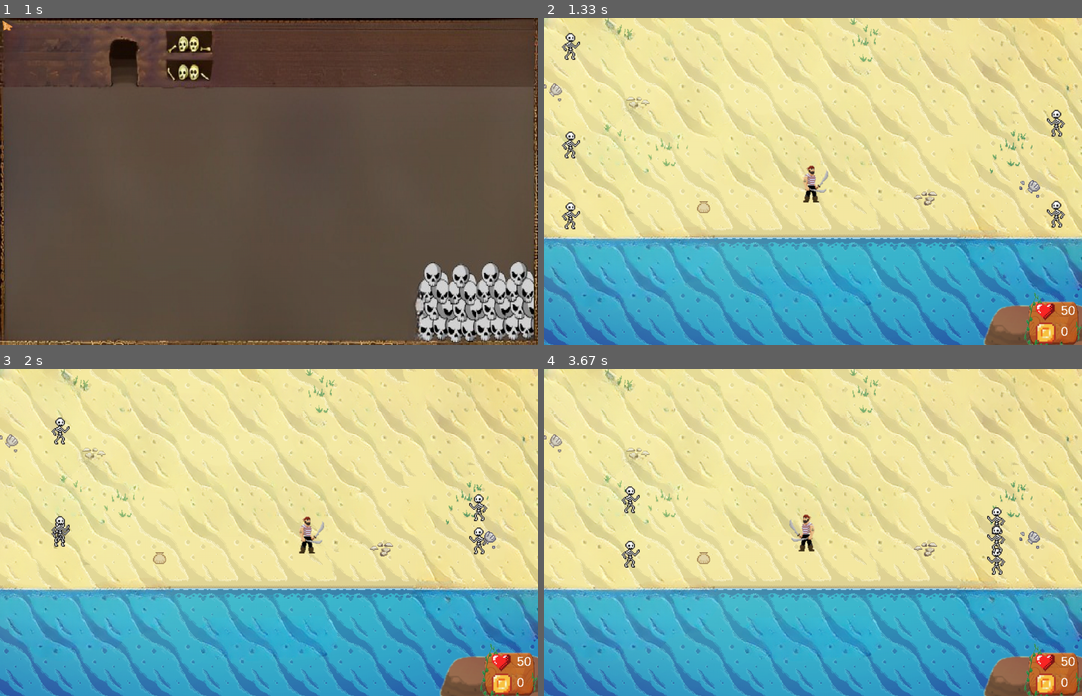
Above: before the commit, frames 1-4 (two rows, left to right).
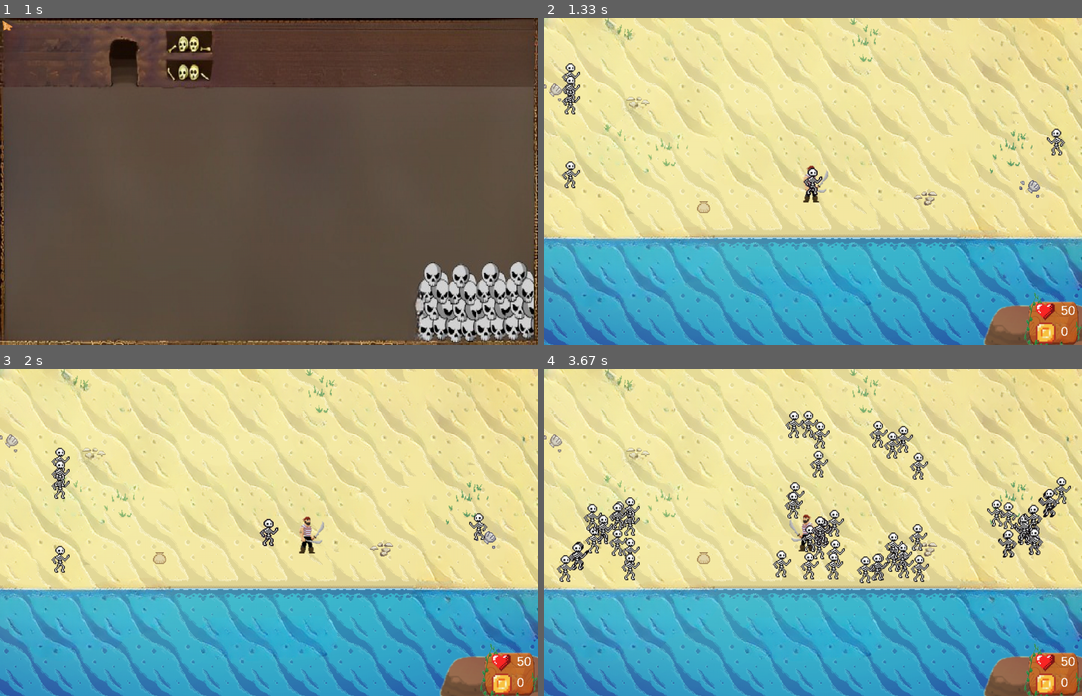
Above: after the commit, the same moments.

Repository: DasolLim/Pygame_Pirates
Game: pygame game, started from main.py
The game is run twice, just before and just after one commit, with the same random seed, the same clock (stepped at 60 frames per second) and the same inputs.
Inputs (mouse positions are in pixels of both pictures, inside the frame that each line leads up to):
- Up to frame 1 (1 s): hold C 0.33-0.8 s; hold Right 0.33-0.8 s; tap Space at 0.83 s
- Up to frame 2 (1.33 s): click (802, 138) at 1.22 s
- Up to frame 3 (2 s): hold Right from 1.67 s (still down)
- Up to frame 4 (3.67 s): release Right at 2.13 s; hold Up 2.17-2.47 s; tap Space at 2.23, 2.57, 2.87, 3.07, 3.37, 3.63 s; tap B at 2.32 s; hold Right 2.5-2.97 s; hold Left 3-3.53 s; hold Down from 3.57 s (still down)

Frame 1 is identical in both runs. In frame 2, 1.4% of the frame differs, in the area x 3-97%, y 4-65%; in frame 3, 1.3%; in frame 4, 6.5%, in the area x 2-98%, y 12-66%.

Commit message:
boss tracking

Diff:
--- a/gameSprites.py
+++ b/gameSprites.py
@@ -1,4 +1,4 @@
-import pygame,random
+import pygame,random, math
 
 bg_img = pygame.image.load('backgroundimage.png')
 bg_img = pygame.transform.scale(bg_img, (1280, 780))
@@ -151,22 +151,38 @@
             self.image = pygame.transform.flip(self.image,True,False)
 
 class Boss(GameObject):
-    def __init__(self,img_path,health,damage,shield):
+    def __init__(self,img_path,health,damage,speed,shield):
+        super().__init__(img_path,health,damage,bg_rect.centerx,bg_rect.centery)
         self.shield = shield
-        super().__init__(img_path,health,damage)
+        self.speed = speed
 
-    def __tracker__(self, playerCord):
-        # Input code here to track player movement
-        playerCord=0
+    def update(self, player_rect,mob_group):
+        # Find direction vector (dx, dy) between enemy and player.
+        dx, dy = player_rect.x - self.rect.x, player_rect.y - self.rect.y
+        dist = math.hypot(dx, dy)
+        if(dist<125):
+            self.dash()
+        else:
+            dx, dy = dx / dist, dy / dist  # Normalize.
+            # Move along this normalized vector towards the player at current speed.
+            self.rect.x += dx * self.speed[0]
+            self.rect.y += dy * self.speed[0]
 
 
-    def __dash__(self, playerCord):
+    def dash(self):
         # Input code here to perform the boss dash towards the playerCord
         playerCord=0
 
-    def __mobSpawner__(self):
-        # Input code here for boss to spawn mobs around him
-        x=0
+    def mobspawner(self,mob_group):
+        for x in range (4):
+            mob_group.add(Mob("mob.png", 50, 50, [2,2]))
+
+        position = len(mob_group)
+        mob_group.sprites()[position-4].rect.top = self.rect.bottom
+        mob_group.sprites()[position-3].rect.bottom = self.rect.top
+        mob_group.sprites()[position-2].rect.right = self.rect.left
+        mob_group.sprites()[position-1].rect.left = self.rect.right
+
 
 
 
--- a/main.py
+++ b/main.py
@@ -96,9 +96,12 @@
 player_group = pygame.sprite.Group()
 #creating mob sprite group
 mob_group = pygame.sprite.Group()
+#creating mob sprite group
+boss_group = pygame.sprite.Group()
 #boolean flags
 loadPlaying = True
 shopPlaying = False
+bossPlaying = False
 running = True
 #FPS
 FPS = 60
@@ -126,6 +129,12 @@
     num_of_mobs = 5
     for x in range (num_of_mobs):
         mob_group.add(gameSprites.Mob("mob.png", 50, 50, [2,2]))
+
+def initializeBoss():
+    global boss_group
+    num_of_mobs = 1
+    for x in range (num_of_mobs):
+        boss_group.add(gameSprites.Boss("mob.png", 50, 50, [3,3],50))
 
 #render images
 def render():
@@ -158,8 +167,14 @@
             mob_group.update()
         mob_group.draw(screen)
 
-    if shopPlaying:
-        screen.blit(shopImg,shop_rect)
+        if bossPlaying:
+            boss_group.update(player_group.sprites()[0].rect,mob_group)
+            boss_group.draw(screen)
+
+        if shopPlaying:
+            screen.blit(shopImg,shop_rect)
+
+
 
     #checking if mouse is within game window
     if pygame.mouse.get_focused() == True and loadPlaying or shopPlaying:
@@ -205,6 +220,7 @@
         scene = 'forest'
         pygame.mixer.music.stop()
     elif(newScene == 'cave'):
+
         current_img = caveImg
         scene = 'cave'
         pygame.mixer.music.stop()
@@ -214,6 +230,12 @@
     current_rect = current_img.get_rect()
     initializePlayer()
     initializeMobs()
+    initializeBoss()
+    if scene == "cave":
+        mob_group.empty()
+        player_group.sprites()[0].rect.bottom = 170
+        player_group.sprites()[0].rect.left = 260
+
 
 #Initalizing methods and flags
 sceneBuilder("mainMenu")
@@ -303,7 +325,11 @@
     #if conditions are met and player exits screen through right side
     if keys[pygame.K_c]:
         sceneBuilder('cave')
-
+        bossPlaying =True
+        #boss_group.sprites()[0].mobspawner(mob_group)
+
+    if keys[pygame.K_SPACE]:
+        boss_group.sprites()[0].mobspawner(mob_group)
     #///////////////////////////#
 
     #///////////////////////////#
